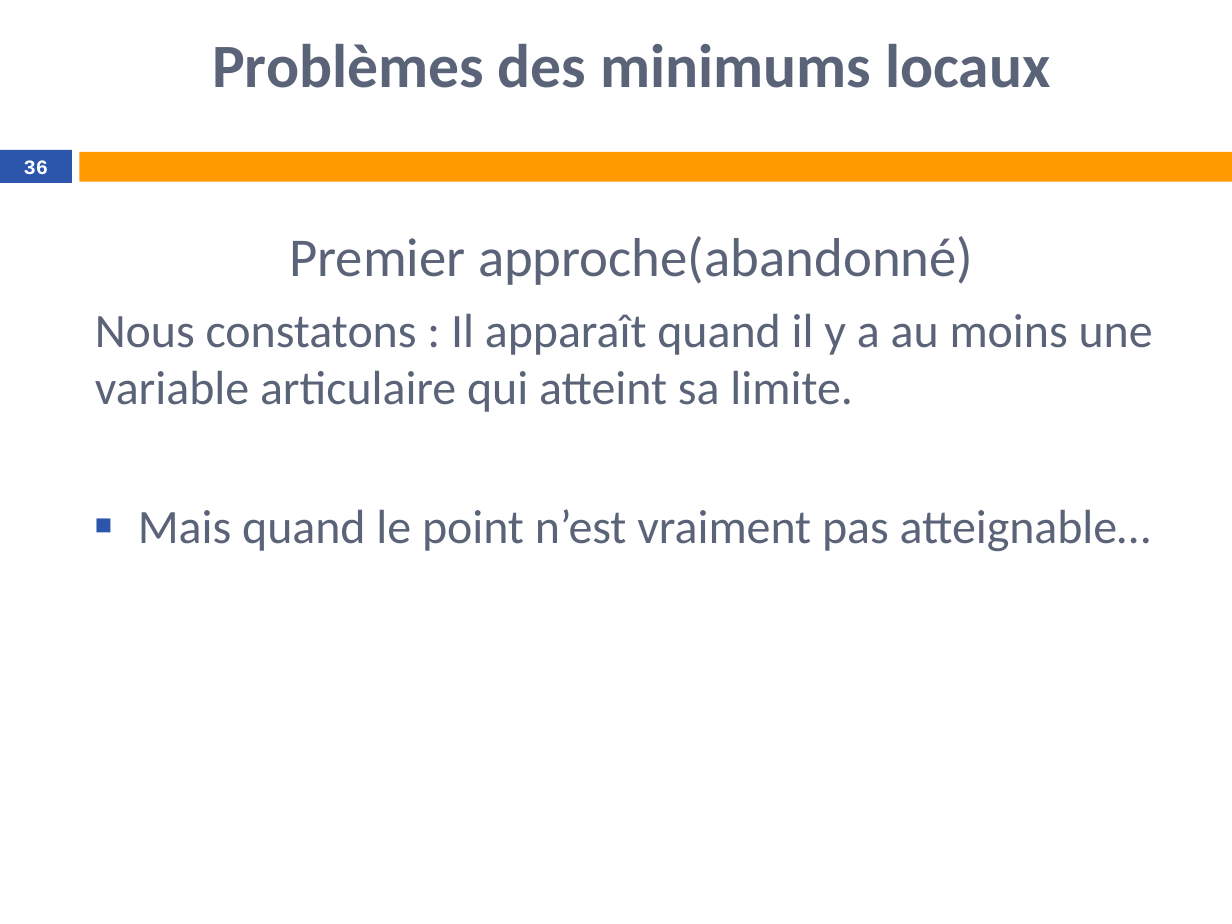
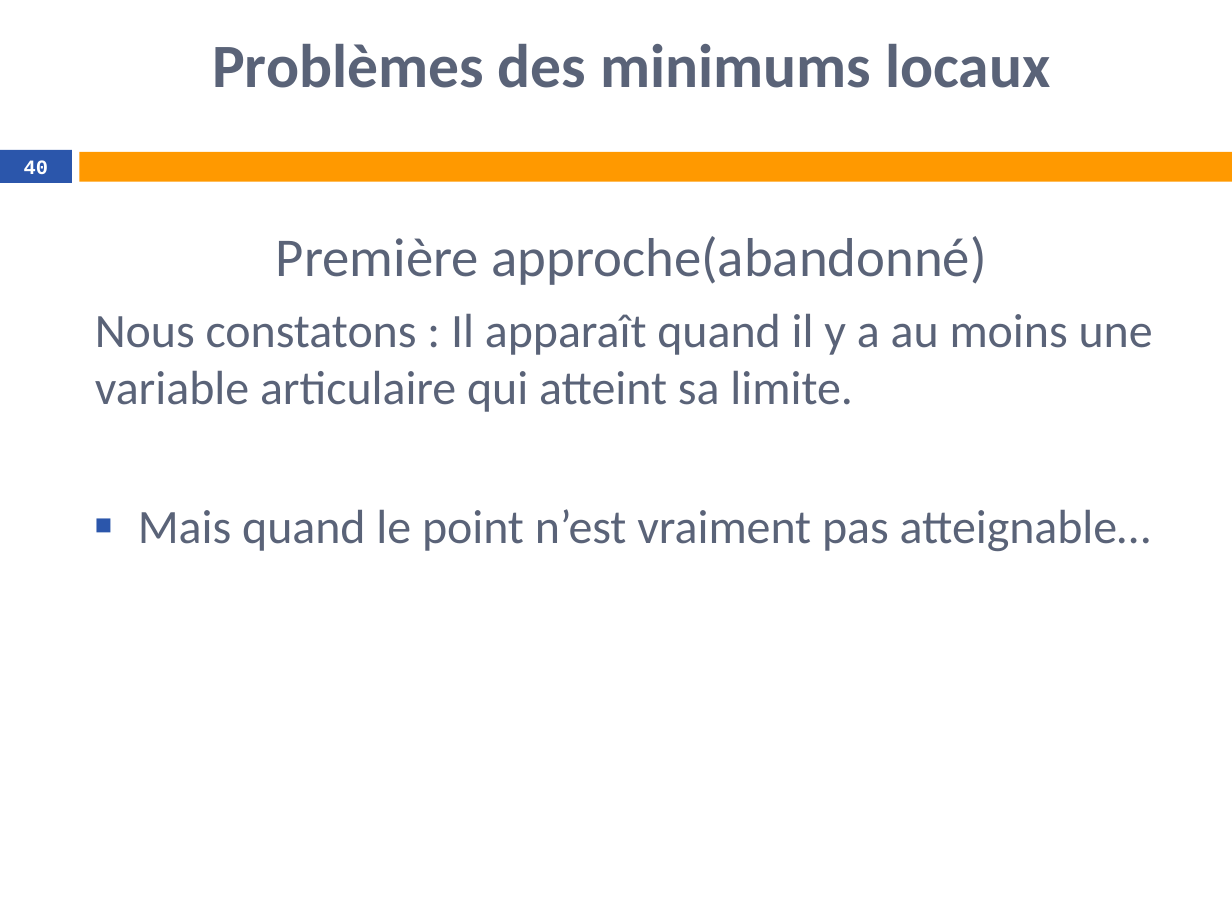
Before and after one commit to tangwing/Robotology, a slide deck: slide 40 of doc/Test de l’accessibilité d’un point.pptx (slide 36 before the commit). Drawn at 1232x924 pixels with LibreOffice and Linux fonts; fonts in the diff are those of the drawing; background and template pictures are left out. Boxes give left, top, right and bottom in pixels: in the first picture for what was removed or moved away, otherwise in the second. Text is boxed around its words. In the diff, an @@ line names an element or a change of style, - is before the commit and + after.

```diff
--- a/doc/Test de l’accessibilité d’un point.pptx
+++ b/doc/Test de l’accessibilité d’un point.pptx
@@ page number at <box>24,160,48,174</box>: text changed @@
-36
+40
@@ text at <box>276,236,986,285</box>: text changed @@
-Premier approche(abandonné)
+Première approche(abandonné)
```
Also in this commit, not shown: 9 other slides changed, 5 slides added, 11 other files.
